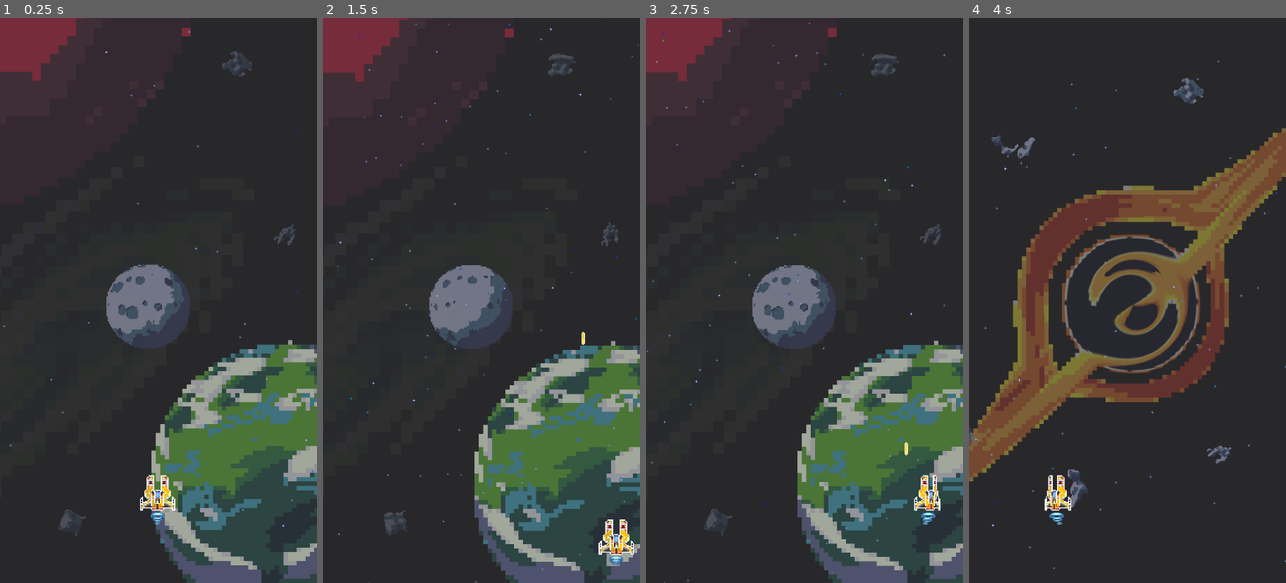
Above: before the commit, frames 1-4 (left to right).
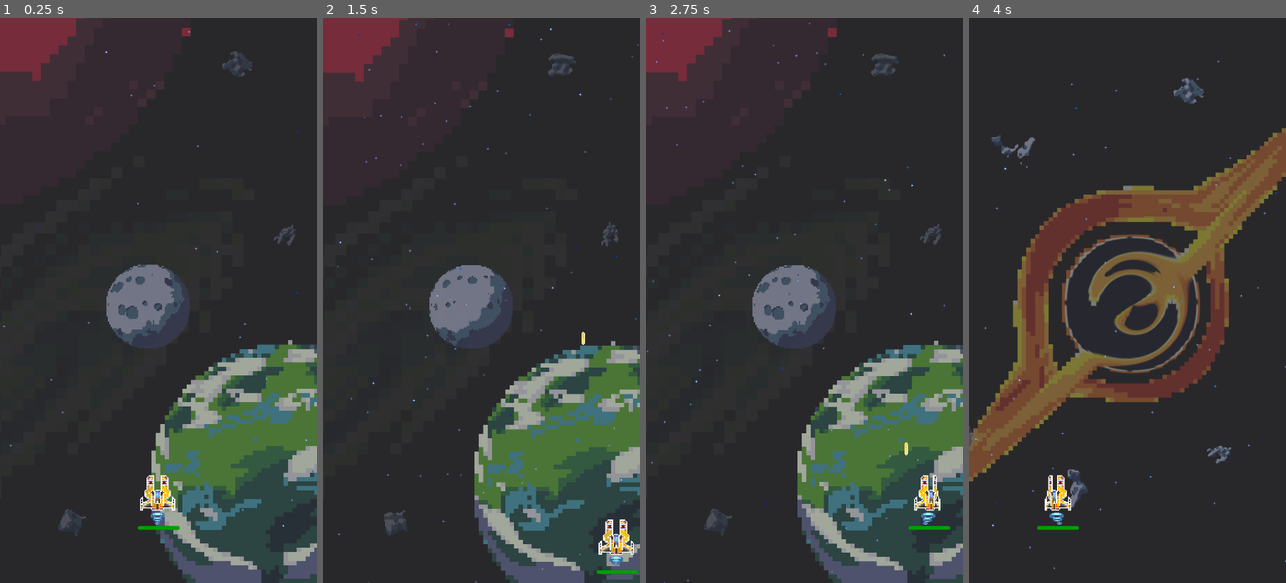
Above: after the commit, the same moments.

Repository: justCallMeJeg/ChaosWingNemesis
Game: Godot game, scene res://src/main.tscn
The game is run twice, just before and just after one commit, with the same random seed, the same clock (stepped at 60 frames per second) and the same inputs. The engine's default icon, where the game draws it, is replaced by a stand-in: a white triangle on a blue panel in a dark square.
Inputs:
- Up to frame 1 (0.25 s): no input
- Up to frame 2 (1.5 s): tap Enter at 0.5, 1.35 s; hold Right (ui_right) 0.53-1.28 s; tap R at 0.6 s; tap Space at 0.77 s; hold Down (ui_down) from 1.28 s (still down)
- Up to frame 3 (2.75 s): tap Space at 1.52 s; release Down (ui_down) at 2.03 s; hold Right (ui_right) from 2.03 s (still down); tap R at 2.1 s
- Up to frame 4 (4 s): release Right (ui_right) at 2.78 s; hold Up (ui_up) 2.78-3.53 s; tap Enter at 2.85 s; tap Space at 3.02, 3.77 s; hold Left (ui_left) from 3.53 s (still down); tap R at 3.6 s

The runs differ from the first frame. In frame 1, 0.1% of the frame differs, in the area x 43-57%, y 89-91%; in frame 2, less than 0.1%; in frame 3, 0.1%; in frame 4, 0.1%.

Commit message:
HP bar + minor tweaks

Diff:
--- /dev/null
+++ b/src/Scenes/HealthBar.tscn
@@ -0,0 +1,35 @@
+[gd_scene load_steps=3 format=3 uid="uid://bhitgkdiblqri"]
+
+[sub_resource type="StyleBoxFlat" id="StyleBoxFlat_b8hq5"]
+bg_color = Color(0.107344, 0.108268, 0.0967127, 1)
+corner_radius_top_left = 8
+corner_radius_top_right = 8
+corner_radius_bottom_right = 8
+corner_radius_bottom_left = 8
+
+[sub_resource type="StyleBoxFlat" id="StyleBoxFlat_tw4eo"]
+bg_color = Color(0, 0.623529, 0, 1)
+corner_radius_top_left = 8
+corner_radius_top_right = 8
+corner_radius_bottom_right = 8
+corner_radius_bottom_left = 8
+
+[node name="HealthBar" type="Control"]
+layout_mode = 3
+anchors_preset = 15
+anchor_right = 1.0
+anchor_bottom = 1.0
+grow_horizontal = 2
+grow_vertical = 2
+
+[node name="ProgressBar" type="ProgressBar" parent="."]
+layout_mode = 0
+offset_top = -1.0
+offset_right = 190.0
+offset_bottom = 16.0
+scale = Vector2(0.1, 0.1)
+theme_override_styles/background = SubResource("StyleBoxFlat_b8hq5")
+theme_override_styles/fill = SubResource("StyleBoxFlat_tw4eo")
+max_value = 3.0
+value = 3.0
+show_percentage = false
--- a/src/Scenes/ShipTypes/BaseShip.tscn
+++ b/src/Scenes/ShipTypes/BaseShip.tscn
@@ -6,6 +6,7 @@
 [ext_resource type="Script" path="res://src/Scripts/Components/InputComponent.gd" id="4_7juyf"]
 [ext_resource type="Script" path="res://src/Scripts/Components/ShootingComponent.gd" id="6_2agsu"]
 [ext_resource type="Script" path="res://src/Scripts/Components/HealthComponent.gd" id="6_xmu10"]
+[ext_resource type="PackedScene" uid="uid://bhitgkdiblqri" path="res://src/Scenes/HealthBar.tscn" id="7_bsbs6"]
 
 [sub_resource type="AtlasTexture" id="AtlasTexture_552c3"]
 atlas = ExtResource("2_ys52p")
@@ -366,10 +367,10 @@
 MOVE_COMPONENT = NodePath("../MoveComponent")
 SPEED = 500
 
-[node name="HealthComponent" type="Node" parent="." node_paths=PackedStringArray("HITBOX_COMPONENT", "CollisionPolygon")]
+[node name="HealthComponent" type="Node" parent="." node_paths=PackedStringArray("HITBOX_COMPONENT", "HP_BAR", "CollisionPolygon")]
 script = ExtResource("6_xmu10")
-HEALTH = null
 HITBOX_COMPONENT = NodePath("../HitboxComponent")
+HP_BAR = NodePath("../HealthBar")
 CollisionPolygon = NodePath("../HitboxComponent/CollisionPolygon2D")
 
 [node name="ShootingComponent" type="Node" parent="." node_paths=PackedStringArray("ACTOR")]
@@ -392,5 +393,11 @@
 
 [node name="CollisionPolygon2D" type="CollisionPolygon2D" parent="HitboxComponent"]
 
+[node name="HealthBar" parent="." instance=ExtResource("7_bsbs6")]
+offset_left = -9.0
+offset_top = 15.8
+offset_right = -9.0
+offset_bottom = 15.8
+
 [connection signal="timeout" from="BulletInterval" to="ShootingComponent" method="_on_bullet_interval_timeout"]
 [connection signal="body_entered" from="HitboxComponent" to="HitboxComponent" method="_on_body_entered"]
--- a/src/Scenes/ShipTypes/Hawkeye.tscn
+++ b/src/Scenes/ShipTypes/Hawkeye.tscn
@@ -49,10 +49,10 @@
 animation = &"center"
 autoplay = "center"
 
+[node name="HealthComponent" parent="." index="4"]
+HEALTH = 3
+
 [node name="UniqueComponentTest" type="Node" parent="." index="6"]
-
-[node name="BulletInterval" parent="." index="8"]
-wait_time = 0.5
 
 [node name="CollisionPolygon2D" parent="HitboxComponent" index="0"]
 polygon = PackedVector2Array(1, -8, 1, -1, -1, -1, -1, -8, -5, -8, -5, 2, -8, 2, -8, 8, 8, 8, 8, 2, 5, 2, 5, -8)
--- a/src/Scripts/Augments/GIGGA.gd
+++ b/src/Scripts/Augments/GIGGA.gd
@@ -3,4 +3,4 @@
 @onready var SHOOTINGCOMPONENT:ShootingComponent = $"/root/Main/BaseShip/ShootingComponent"
 # Called when the node enters the scene tree for the first time.
 func _ready():
-	SHOOTINGCOMPONENT.BULLET_SIZE = 0.3
+	SHOOTINGCOMPONENT.BULLET_SIZE += 0.2
--- a/src/Scripts/Components/HealthComponent.gd
+++ b/src/Scripts/Components/HealthComponent.gd
@@ -2,7 +2,7 @@
 extends Node
 
 @export var HITBOX_COMPONENT: Area2D
-
+@export var HP_BAR: Control
 @export var HEALTH: int = 3
 @export var CollisionPolygon : CollisionPolygon2D
 
@@ -20,6 +20,7 @@
 	var hurt = HITBOX_COMPONENT.get_overlapping_bodies()
 	if hurt.size() > 0:
 		HEALTH -= 1 * hurt.size() * delta
+		HP_BAR.get_node("ProgressBar").value = HEALTH
 		print(HEALTH)
 		CollisionPolygon.set_deferred("disabled",true)
 		await get_tree().create_timer(3).timeout
Not shown: 1 places in src/Scenes/ShipTypes/BaseShip.tscn that only renumber resources
